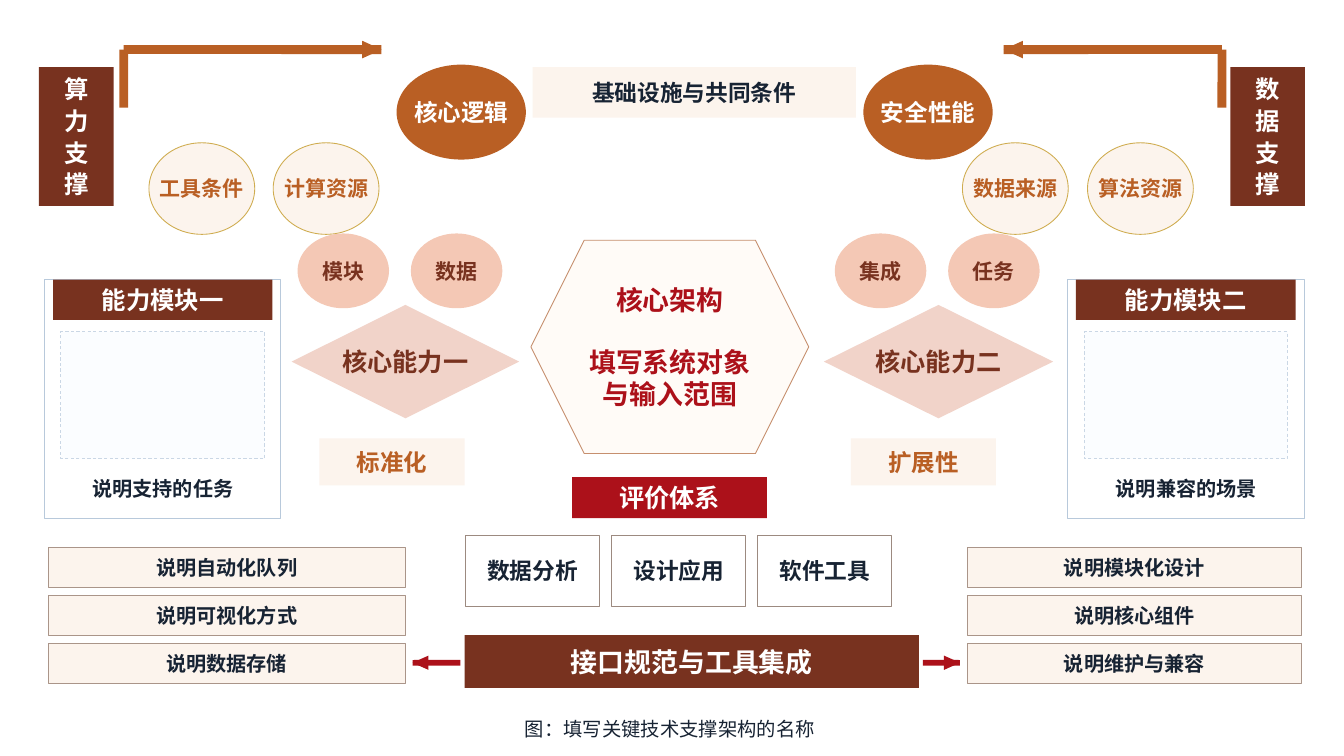
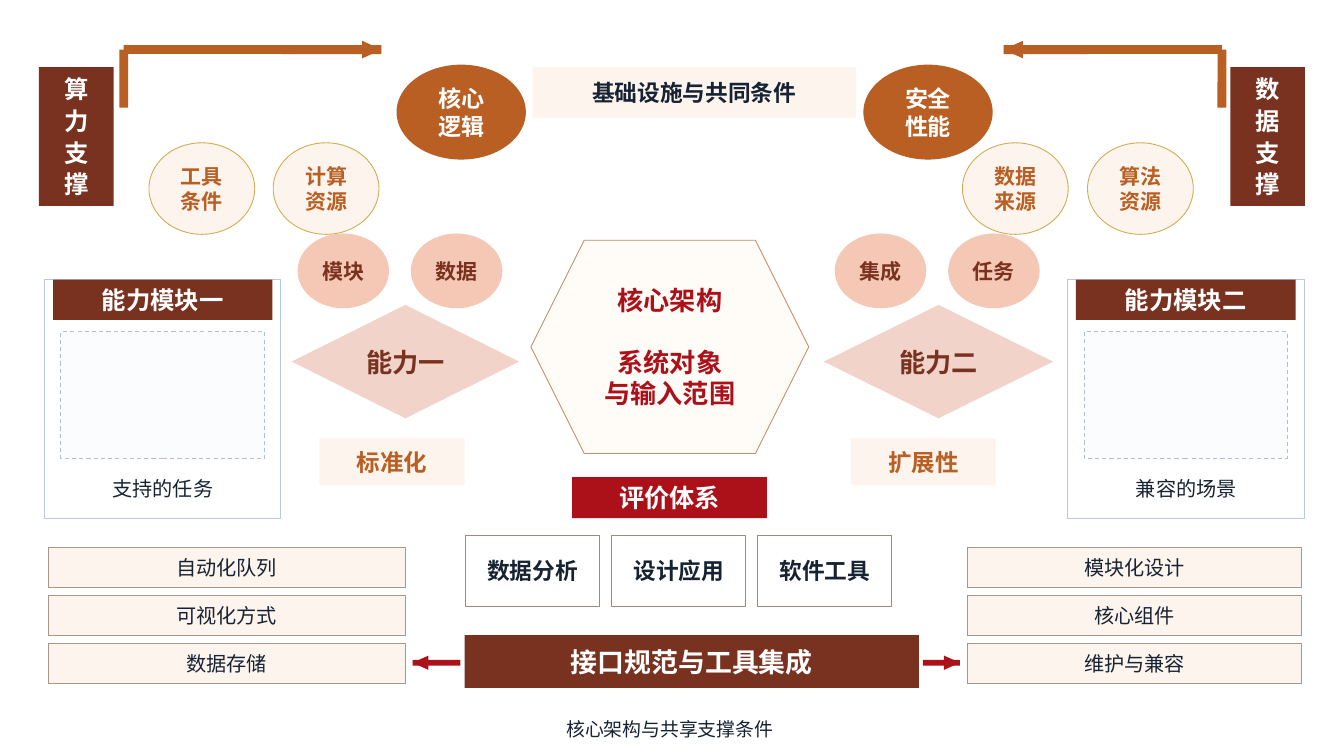
Before and after one commit to chengweihuu/research-opt-skill, a slide deck: slide 68 of assets/template-library.pptx. Drawn at 1344x756 pixels with LibreOffice and Linux fonts; fonts in the diff are those of the drawing. Boxes give left, top, right and bottom in pixels: in the first picture for what was removed or moved away, otherwise in the second. Text is boxed around its words. In the diff, an @@ line names an element or a change of style, - is before the commit and + after.

```diff
--- a/assets/template-library.pptx
+++ b/assets/template-library.pptx
@@ text in ellipse at (438,87,484,137): text changed; size 16.8 to 16.5 pt @@
-核心逻辑
+核心
+逻辑
@@ text in ellipse at (905,87,951,137): text changed; size 16.8 to 16.5 pt @@
-安全性能
+安全
+性能
@@ text in ellipse at (181,167,223,211): text changed @@
-工具条件
+工具
+条件
@@ text in ellipse at (305,166,347,211): text changed @@
-计算资源
+计算
+资源
@@ text in ellipse at (994,166,1036,211): text changed @@
-数据来源
+数据
+来源
@@ text in ellipse at (1119,166,1161,211): text changed @@
-算法资源
+算法
+资源
@@ text in hexagon at (604,287,735,406): size 19.2 to 18.8 pt in "核心架构", "与输入范围" @@
@@ rectangle at (60,332,264,459): fill #FBFDFF to #FBFCFE; outline #CAD7E5 0.57 pt dashed to #AFC0D3 0.75 pt dashed @@
@@ text in diamond at (366,350,445,375): text changed; size 18 to 18.8 pt @@
-核心能力一
+能力一
@@ text in hexagon at (617,349,722,375): text changed; size 19.2 to 18.8 pt @@
-填写系统对象
+系统对象
@@ text in diamond at (899,350,978,375): text changed; size 18 to 18.8 pt @@
-核心能力二
+能力二
@@ rectangle at (1085,332,1289,459): fill #FBFDFF to #FBFCFE; outline #CAD7E5 0.57 pt dashed to #AFC0D3 0.75 pt dashed @@
@@ text at (112,479,213,498): text changed; bold off @@
-说明支持的任务
+支持的任务
@@ text at (1136,479,1237,498): text changed; bold off @@
-说明兼容的场景
+兼容的场景
@@ text in rectangle at (176,558,277,577): text changed; bold off @@
-说明自动化队列
+自动化队列
@@ text in rectangle at (1084,558,1185,577): text changed; bold off @@
-说明模块化设计
+模块化设计
@@ text in rectangle at (176,606,277,625): text changed; bold off @@
-说明可视化方式
+可视化方式
@@ text in rectangle at (1094,606,1175,625): text changed; bold off @@
-说明核心组件
+核心组件
@@ text in rectangle at (186,654,267,673): text changed; bold off @@
-说明数据存储
+数据存储
@@ text in rectangle at (1084,654,1185,673): text changed; bold off @@
-说明维护与兼容
+维护与兼容
@@ text at (566,720,773,738): text changed; size 13.8 to 13.5 pt @@
-图：填写关键技术支撑架构的名称
+核心架构与共享支撑条件
```
Also in this commit, not shown: 37 other slides changed, 1 other file.
